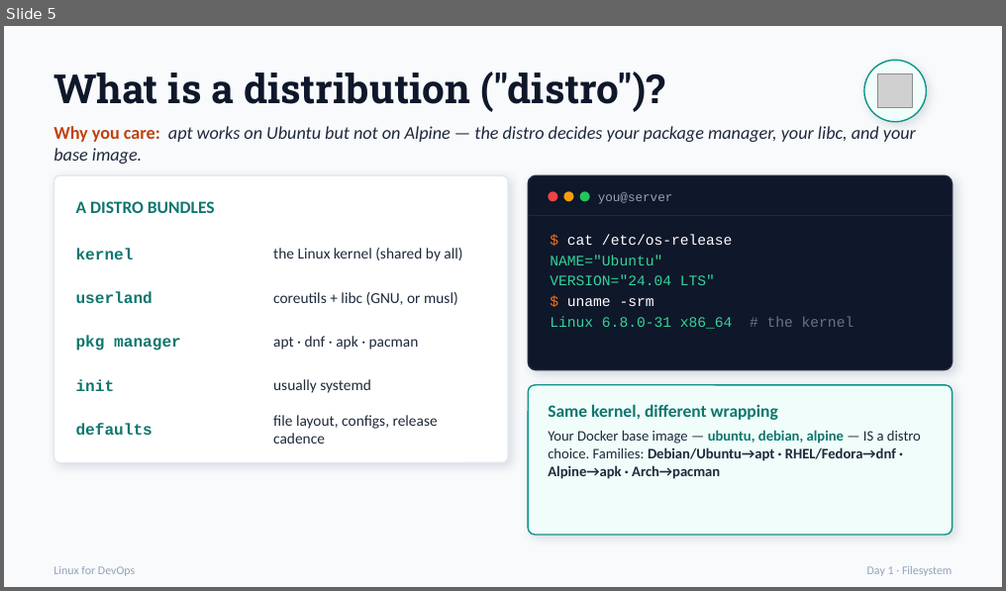
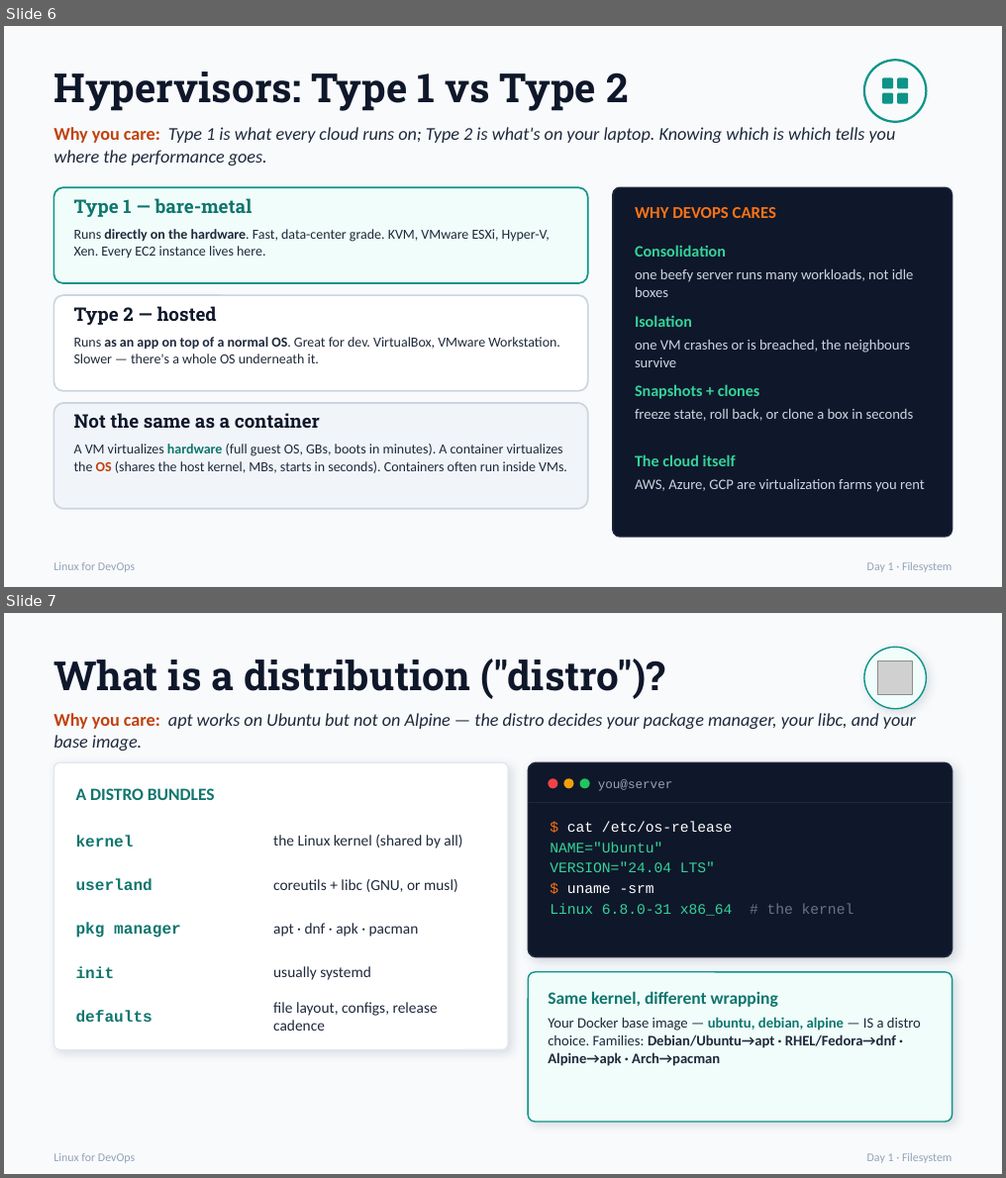
Before and after one commit to Sagyam/DevOps-Bootcamp, a slide deck: Week-1 Linux for DevOps/Linux_for_DevOps.pptx. Shown one above the other, each under a label of ours: slide 5 before the commit, slides 6 and 7 after it. The pictures are 1006x591 and 1006x1178 pixels, drawn with LibreOffice and Linux fonts; fonts in the diff are those of the drawing; grey boxes stand for pictures. Boxes give left, top, right and bottom in pixels: in the first picture for what was removed or moved away, otherwise in the second. Text is boxed around its words. In the diff, an @@ line names an element or a change of style, - is before the commit and + after.

```diff
--- a/Week-1 Linux for DevOps/Linux_for_DevOps.pptx
+++ b/Week-1 Linux for DevOps/Linux_for_DevOps.pptx
@@ slide 6 added at box(4, 26, 1002, 587), background #F8FAFC @@
@@ text added at box(54, 72, 628, 111), 29 pt, text #0F172A, bold @@
+Hypervisors: Type 1 vs Type 2
@@ ellipse added at box(864, 60, 926, 122), outline #0D9488 1.6 pt @@
@@ rounded rectangle added at box(882, 77, 893, 89), fill #0D9488 @@
@@ rounded rectangle added at box(897, 77, 908, 89), fill #0D9488 @@
@@ rounded rectangle added at box(882, 93, 893, 104), fill #0D9488 @@
@@ rounded rectangle added at box(897, 93, 908, 104), fill #0D9488 @@
@@ text added at box(54, 127, 896, 166), 13 pt, text #1E293B, italic @@
+Why you care: Type 1 is what every cloud runs on; Type 2 is what's on your laptop. Knowing which is which tells you where the performance goes.
@@ rounded rectangle added at box(54, 187, 588, 283), fill #F0FDFA, outline #0D9488 1.2 pt @@
@@ text added at box(74, 198, 252, 217), 13.5 pt, text #0F766E, bold @@
+Type 1 — bare-metal
@@ rounded rectangle added at box(613, 187, 952, 537), fill #0F172A, outline #1E293B 1 pt @@
@@ text added at box(74, 229, 549, 258), 10 pt, text #1E293B @@
+Runs directly on the hardware. Fast, data-center grade. KVM, VMware ESXi, Hyper-V, Xen. Every EC2 instance lives here.
@@ text added at box(635, 207, 776, 218), 12 pt, text #F97316, bold @@
+WHY DEVOPS CARES
@@ text added at box(635, 245, 726, 257), 11.5 pt, text #34D399, bold @@
+Consolidation
@@ text added at box(635, 270, 914, 297), 10.5 pt, text #CBD5E1 @@
+one beefy server runs many workloads, not idle boxes
@@ rounded rectangle added at box(54, 295, 588, 391), fill #FFFFFF, outline #CBD5E1 1.2 pt @@
@@ text added at box(74, 306, 217, 325), 13.5 pt, text #0F172A, bold @@
+Type 2 — hosted
@@ text added at box(635, 315, 692, 327), 11.5 pt, text #34D399, bold @@
+Isolation
@@ text added at box(74, 337, 560, 364), 10 pt, text #1E293B @@
+Runs as an app on top of a normal OS. Great for dev. VirtualBox, VMware Workstation. Slower — there's a whole OS underneath it.
@@ text added at box(635, 340, 910, 368), 10.5 pt, text #CBD5E1 @@
+one VM crashes or is breached, the neighbours survive
@@ rounded rectangle added at box(54, 403, 588, 509), fill #F1F5F9, outline #CBD5E1 1.2 pt @@
@@ text added at box(635, 384, 760, 399), 11.5 pt, text #34D399, bold @@
+Snapshots + clones
@@ text added at box(635, 409, 914, 421), 10.5 pt, text #CBD5E1 @@
+freeze state, roll back, or clone a box in seconds
@@ text added at box(74, 413, 320, 428), 13.5 pt, text #0F172A, bold @@
+Not the same as a container
@@ text added at box(74, 444, 567, 473), 10 pt, text #1E293B @@
+A VM virtualizes hardware (full guest OS, GBs, boots in minutes). A container virtualizes the OS (shares the host kernel, MBs, starts in seconds). Containers often run inside VMs.
@@ text added at box(635, 455, 736, 467), 11.5 pt, text #34D399, bold @@
+The cloud itself
@@ text added at box(635, 479, 925, 492), 10.5 pt, text #CBD5E1 @@
+AWS, Azure, GCP are virtualization farms you rent
@@ text added at box(54, 563, 135, 572), 8.5 pt, text #94A3B8 @@
+Linux for DevOps
@@ text added at box(867, 563, 951, 572), 8.5 pt, text #94A3B8 @@
+Day 1 · Filesystem
@@ what was slide 5 is now slide 7 @@
```
Also in this commit, not shown: 1 other slide added, 1 other file.
